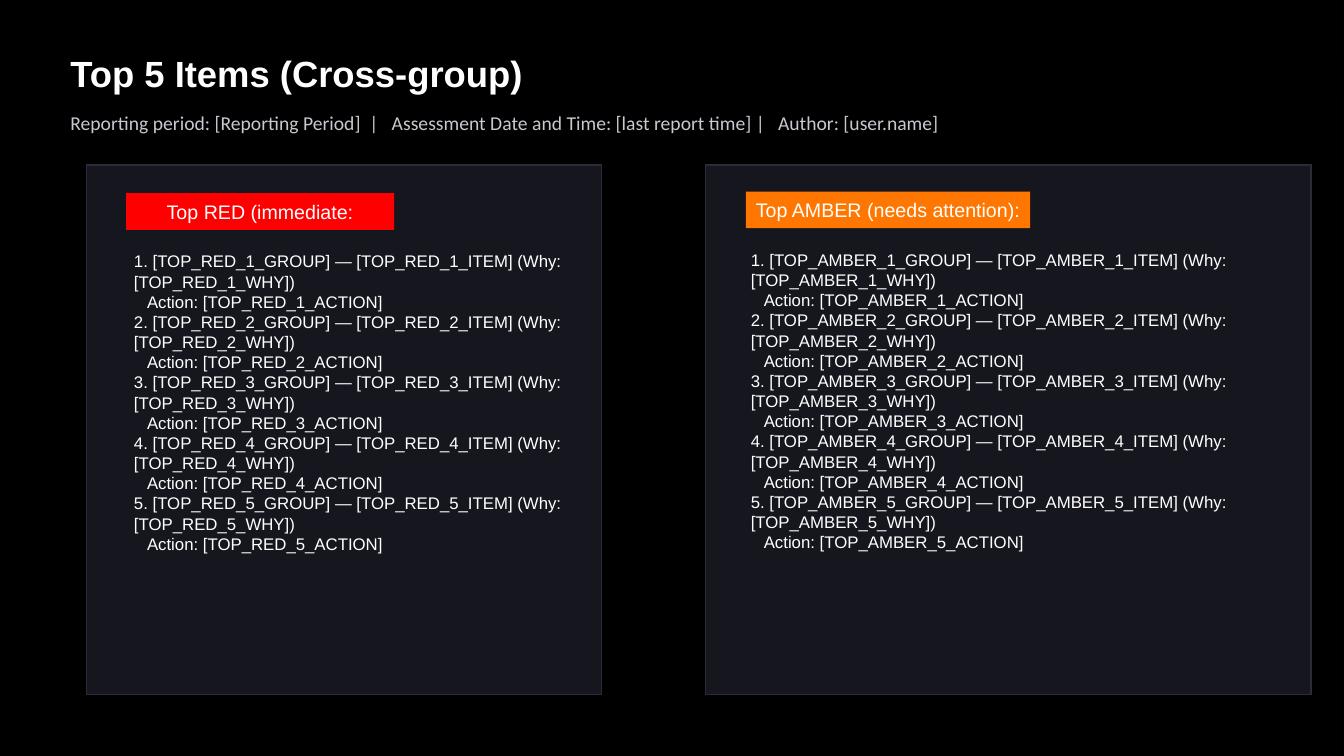
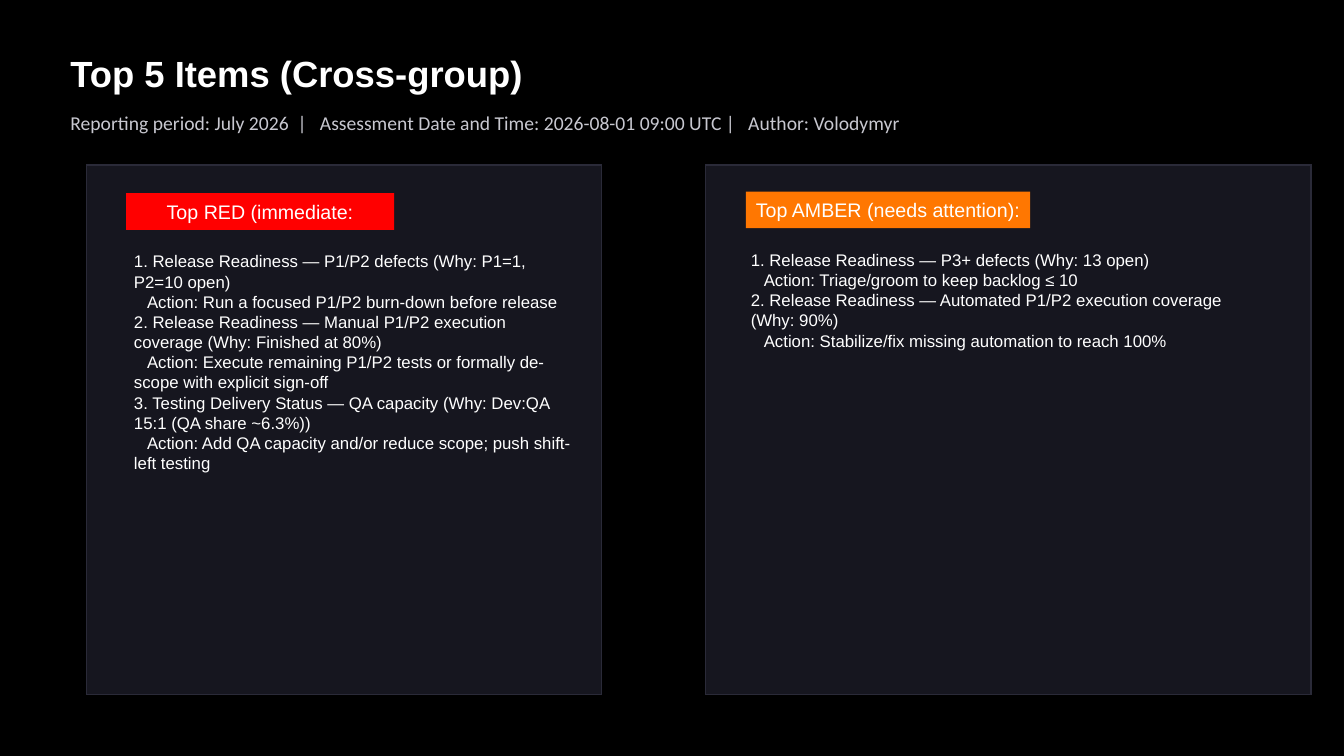
Before and after one commit to vopr/qarag-qa-delivery-health-assessment-by-rag, a slide deck: slide 3 of codeme/skills/qarag-pptx-reporter-skill-assets/QA_Delivery_Health_Status_Report_Template_-_Optimized.pptx. Drawn at 1344x756 pixels with LibreOffice and Linux fonts; fonts in the diff are those of the drawing; background and template pictures are left out. Boxes give left, top, right and bottom in pixels: in the first picture for what was removed or moved away, otherwise in the second. Text is boxed around its words. In the diff, an @@ line names an element or a change of style, - is before the commit and + after.

Commit message:
powerpoint skills and report

```diff
--- a/codeme/skills/qarag-pptx-reporter-skill-assets/QA_Delivery_Health_Status_Report_Template_-_Optimized.pptx
+++ b/codeme/skills/qarag-pptx-reporter-skill-assets/QA_Delivery_Health_Status_Report_Template_-_Optimized.pptx
@@ text at (70,116,900,134): text changed @@
-Reporting period: [Reporting Period] | Assessment Date and Time: [last report time] | Author: [user.name]
+Reporting period: July 2026 | Assessment Date and Time: 2026-08-01 09:00 UTC | Author: Volodymyr
@@ text at (134,255,570,473): text changed @@
-1. [TOP_RED_1_GROUP] — [TOP_RED_1_ITEM] (Why: [TOP_RED_1_WHY])
-Action: [TOP_RED_1_ACTION]
-2. [TOP_RED_2_GROUP] — [TOP_RED_2_ITEM] (Why: [TOP_RED_2_WHY])
-Action: [TOP_RED_2_ACTION]
-3. [TOP_RED_3_GROUP] — [TOP_RED_3_ITEM] (Why: [TOP_RED_3_WHY])
-Action: [TOP_RED_3_ACTION]
-4. [TOP_RED_4_GROUP] — [TOP_RED_4_ITEM] (Why: [TOP_RED_4_WHY])
-Action: [TOP_RED_4_ACTION]
-5. [TOP_RED_5_GROUP] — [TOP_RED_5_ITEM] (Why: [TOP_RED_5_WHY])
-Action: [TOP_RED_5_ACTION]
+1. Release Readiness — P1/P2 defects (Why: P1=1, P2=10 open)
+Action: Run a focused P1/P2 burn-down before release
+2. Release Readiness — Manual P1/P2 execution coverage (Why: Finished at 80%)
+Action: Execute remaining P1/P2 tests or formally de-scope with explicit sign-off
+3. Testing Delivery Status — QA capacity (Why: Dev:QA 15:1 (QA share ~6.3%))
+Action: Add QA capacity and/or reduce scope; push shift-left testing
@@ text at (751,254,1221,351): text changed @@
-1. [TOP_AMBER_1_GROUP] — [TOP_AMBER_1_ITEM] (Why: [TOP_AMBER_1_WHY])
-Action: [TOP_AMBER_1_ACTION]
-2. [TOP_AMBER_2_GROUP] — [TOP_AMBER_2_ITEM] (Why: [TOP_AMBER_2_WHY])
-Action: [TOP_AMBER_2_ACTION]
-3. [TOP_AMBER_3_GROUP] — [TOP_AMBER_3_ITEM] (Why: [TOP_AMBER_3_WHY])
-Action: [TOP_AMBER_3_ACTION]
-4. [TOP_AMBER_4_GROUP] — [TOP_AMBER_4_ITEM] (Why: [TOP_AMBER_4_WHY])
-Action: [TOP_AMBER_4_ACTION]
-5. [TOP_AMBER_5_GROUP] — [TOP_AMBER_5_ITEM] (Why: [TOP_AMBER_5_WHY])
-Action: [TOP_AMBER_5_ACTION]
+1. Release Readiness — P3+ defects (Why: 13 open)
+Action: Triage/groom to keep backlog ≤ 10
+2. Release Readiness — Automated P1/P2 execution coverage (Why: 90%)
+Action: Stabilize/fix missing automation to reach 100%
```
Also in this commit, not shown: 2 other slides changed, 2 slides added, 1 slide removed, 2 other files.
